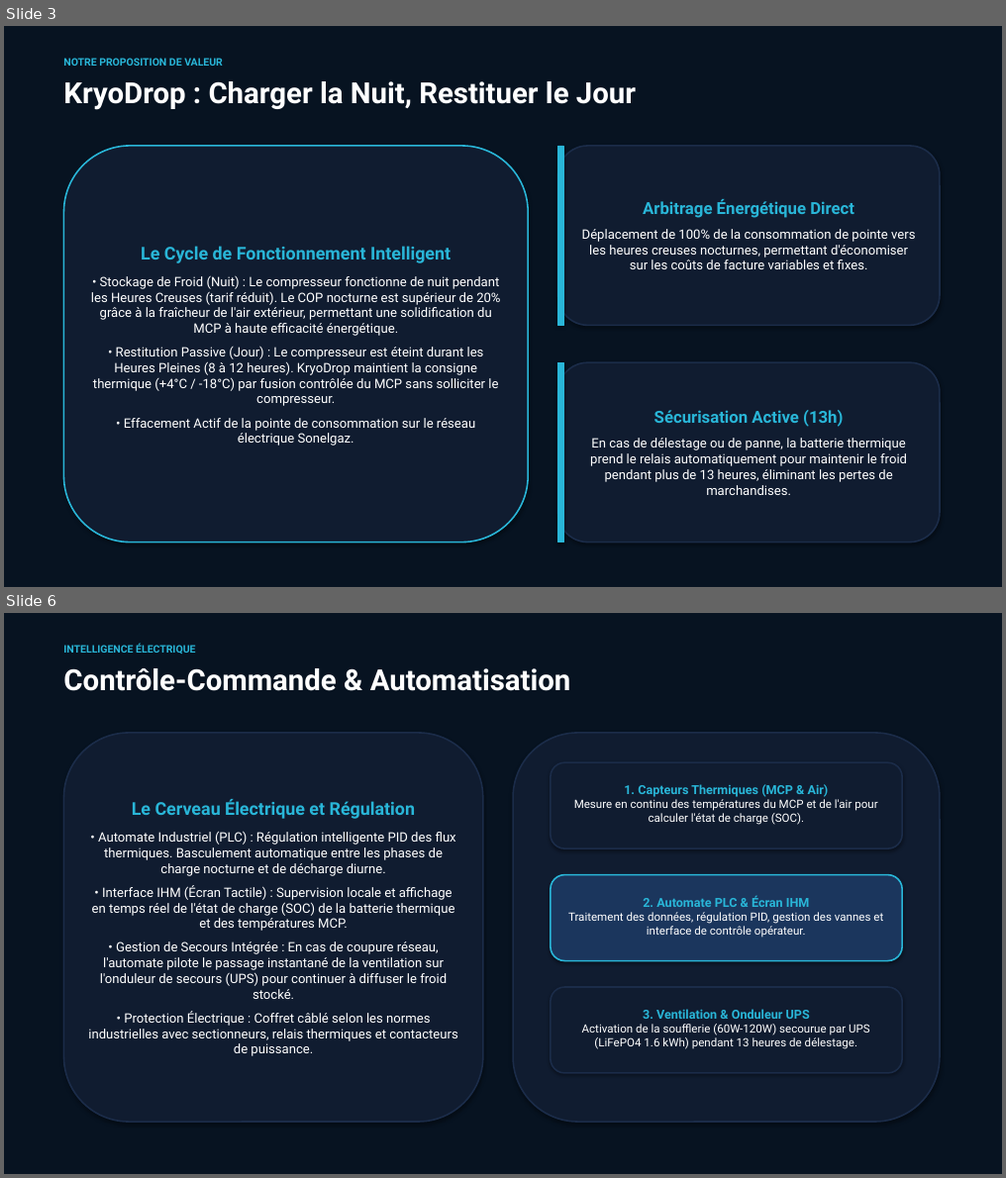
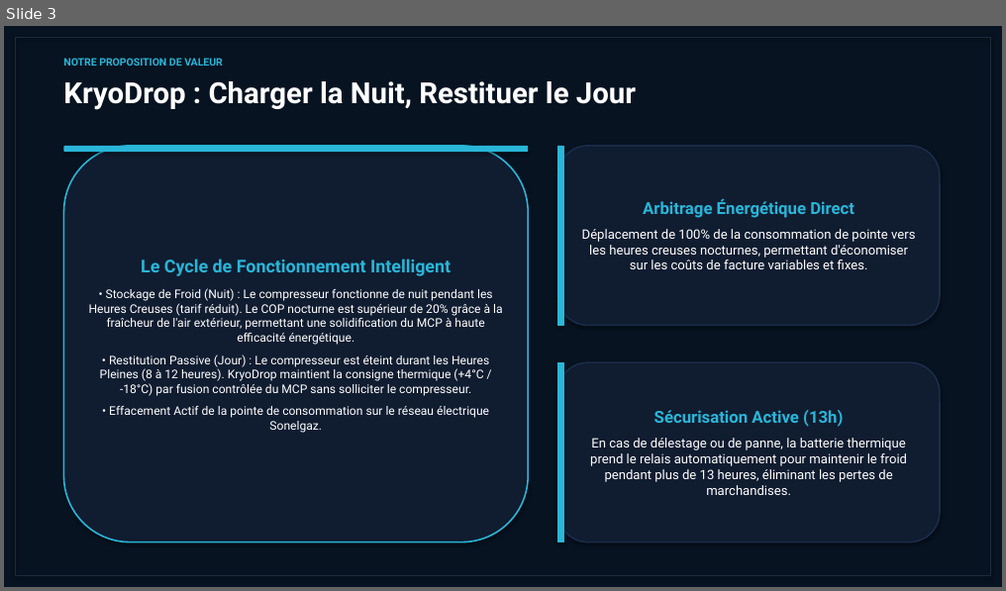
Before and after one commit to Islem-dev31/mcp-tes-simulator, a slide deck: kryodrop_pitch_deck.pptx. Shown one above the other, each under a label of ours: slides 3 and 6 before the commit, slide 3 after it; the slides between them are not shown. The pictures are 1006x1178 and 1006x591 pixels, drawn with LibreOffice and Linux fonts; fonts in the diff are those of the drawing. Boxes give left, top, right and bottom in pixels: in the first picture for what was removed or moved away, otherwise in the second. Text is boxed around its words. In the diff, an @@ line names an element or a change of style, - is before the commit and + after.

```diff
--- a/kryodrop_pitch_deck.pptx
+++ b/kryodrop_pitch_deck.pptx
@@ slide 6 removed at (x1=4, y1=613, x2=1002, y2=1174), background #071321 @@
@@ text removed at (x1=63, y1=644, x2=195, y2=654) @@
-INTELLIGENCE ÉLECTRIQUE
@@ text removed at (x1=63, y1=668, x2=571, y2=691) @@
-Contrôle-Commande & Automatisation
@@ rounded rectangle removed at (x1=63, y1=733, x2=483, y2=1122) @@
@@ rounded rectangle removed at (x1=513, y1=733, x2=940, y2=1122) @@
@@ rounded rectangle removed at (x1=550, y1=762, x2=902, y2=849) @@
@@ text removed at (x1=574, y1=784, x2=877, y2=825) @@
-1. Capteurs Thermiques (MCP & Air)
-Mesure en continu des températures du MCP et de l'air pour calculer l'état de charge (SOC).
@@ text removed at (x1=88, y1=799, x2=458, y2=1057) @@
-Le Cerveau Électrique et Régulation
-• Automate Industriel (PLC) : Régulation intelligente PID des flux thermiques. Basculement automatique entre les phases de charge nocturne et de décharge diurne.
-• Interface IHM (Écran Tactile) : Supervision locale et affichage en temps réel de l'état de charge (SOC) de la batterie thermique et des températures MCP.
-• Gestion de Secours Intégrée : En cas de coupure réseau, l'automate pilote le passage instantané de la ventilation sur l'onduleur de secours (UPS) pour continuer à diffuser le froid stocké.
-• Protection Électrique : Coffret câblé selon les normes industrielles avec sectionneurs, relais thermiques et contacteurs de puissance.
@@ rounded rectangle removed at (x1=550, y1=875, x2=902, y2=961) @@
@@ text removed at (x1=568, y1=895, x2=883, y2=938) @@
-2. Automate PLC & Écran IHM
-Traitement des données, régulation PID, gestion des vannes et interface de contrôle opérateur.
@@ rounded rectangle removed at (x1=550, y1=987, x2=902, y2=1073) @@
@@ text removed at (x1=582, y1=1009, x2=870, y2=1050) @@
-3. Ventilation & Onduleur UPS
-Activation de la soufflerie (60W-120W) secourue par UPS (LiFePO4 1.6 kWh) pendant 13 heures de délestage.
@@ slide 3 changed as well @@
@@ rectangle added at (x1=15, y1=37, x2=991, y2=576), outline #1E293B 1.5 pt @@
@@ rounded rectangle added at (x1=63, y1=146, x2=528, y2=152), fill #29B6D8 @@
@@ text at (x1=89, y1=288, x2=502, y2=433): size 12.5 to 11.5 pt @@
```
Also in this commit, not shown: 6 other slides changed, 3 slides added, 8 other files.
